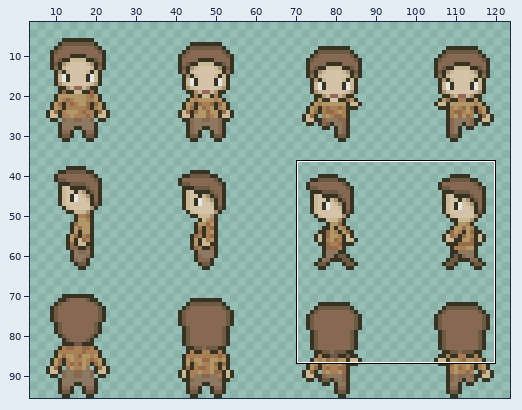
Pixel-art file: assets/01_characters/03_pnjs/samuelRochat.aseprite. The picture above shows the old version from afar; the outline marks the close-up.
Close-up. Before the edit:
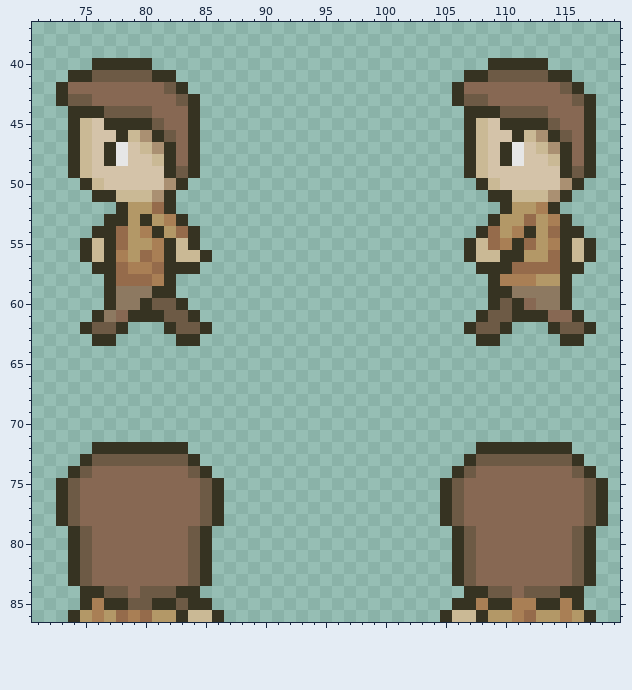
128x96 pixels, 1 frame. Shown: x 71..119, y 37..86. The wide view leaves out empty margins. The commit also changed other parts of the picture, which this record leaves out.
The same view after the edit:
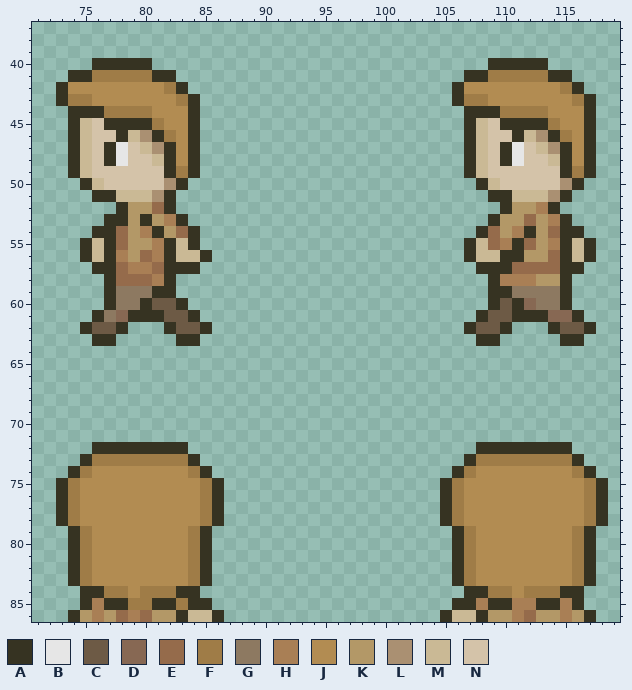
Palette (. is transparent): A #363322  B #e6e6e6  C #6d5a45  D #876853  E #956b4b  F #9f7c47  G #8d7961  H #a97f55  J #b28c52  K #b39867  L #aa9072  M #cab995  N #d4c3a9
The exact change:
@@ x 71..119 @@
 40 .....AAAAA............................AAAAA......
-41 ...AACCCCCAA........................AACCCCCAA....
-42 ..ADDDDDDDDCA......................ADDDDDDDDCA...
-43 ..ACCDDDDDDDCA.....................ACCDDDDDDDCA..
-44 ...AAACCCCDDDA......................AAACCCCDDDA..
-45 ...AMNAAAACDDA......................AMNAAAACDDA..
-46 ...AMNNAMLACDA......................AMNNAMLACDA..
-47 ...AMNABNMLADA......................AMNABNMLADA..
-48 ...AMNABNNMADA......................AMNABNNMADA..
-49 ...AMNNNNNNACA......................AMNNNNNNACA..
+41 ...AAFFFFFAA........................AAFFFFFAA....
+42 ..AJJJJJJJJFA......................AJJJJJJJJFA...
+43 ..AFFJJJJJJJFA.....................AFFJJJJJJJFA..
+44 ...AAAFFFFJJJA......................AAAFFFFJJJA..
+45 ...AMNAAAAFJJA......................AMNAAAAFJJA..
+46 ...AMNNAMLAFJA......................AMNNAMLAFJA..
+47 ...AMNABNMLAJA......................AMNABNMLAJA..
+48 ...AMNABNNMAJA......................AMNABNNMAJA..
+49 ...AMNNNNNNAFA......................AMNNNNNNAFA..
 50 ....AMNNNNNLA........................AMNNNNNLA...
@@ x 71..119 @@
 72 .....AAAAAAAA........................AAAAAAAA....
-73 ....ACCCCCCCCA......................ACCCCCCCCA...
-74 ...ACDDDDDDDDCA....................ACDDDDDDDDCA..
-75 ..ACDDDDDDDDDDCA..................ACDDDDDDDDDDCA.
-76 ..ACDDDDDDDDDDCA..................ACDDDDDDDDDDCA.
-77 ..ACDDDDDDDDDDCA..................ACDDDDDDDDDDCA.
-78 ..ACDDDDDDDDDDCA..................ACDDDDDDDDDDCA.
-79 ...ACDDDDDDDDCA....................ACDDDDDDDDCA..
-80 ...ACDDDDDDDDCA....................ACDDDDDDDDCA..
-81 ...ACDDDDDDDDCA....................ACDDDDDDDDCA..
-82 ...ACDDDDDDDDCA....................ACDDDDDDDDCA..
-83 ...ACDDDDDDDDCA....................ACDDDDDDDDCA..
-84 ....AACCDCCCAA......................AACCDCCCAA...
-85 ....AHAACCAACAA....................AAHAAHHAAHA...
+73 ....AFFFFFFFFA......................AFFFFFFFFA...
+74 ...AFJJJJJJJJFA....................AFJJJJJJJJFA..
+75 ..AFJJJJJJJJJJFA..................AFJJJJJJJJJJFA.
+76 ..AFJJJJJJJJJJFA..................AFJJJJJJJJJJFA.
+77 ..AFJJJJJJJJJJFA..................AFJJJJJJJJJJFA.
+78 ..AFJJJJJJJJJJFA..................AFJJJJJJJJJJFA.
+79 ...AFJJJJJJJJFA....................AFJJJJJJJJFA..
+80 ...AFJJJJJJJJFA....................AFJJJJJJJJFA..
+81 ...AFJJJJJJJJFA....................AFJJJJJJJJFA..
+82 ...AFJJJJJJJJFA....................AFJJJJJJJJFA..
+83 ...AFJJJJJJJJFA....................AFJJJJJJJJFA..
+84 ....AAFFJFFFAA......................AAFFJFFFAA...
+85 ....AHAAFFAAFAA....................AAHAAHHAAHA...
 86 ...AKHKEHEKKAMMA..................AMMAKKHEKKHKA..
Pixel boxes of the changes (left, top, right, bottom) in both close-ups:
changed: (68, 70, 188, 178)
changed: (464, 70, 584, 178)
changed: (68, 454, 212, 610)
changed: (452, 454, 596, 598)
